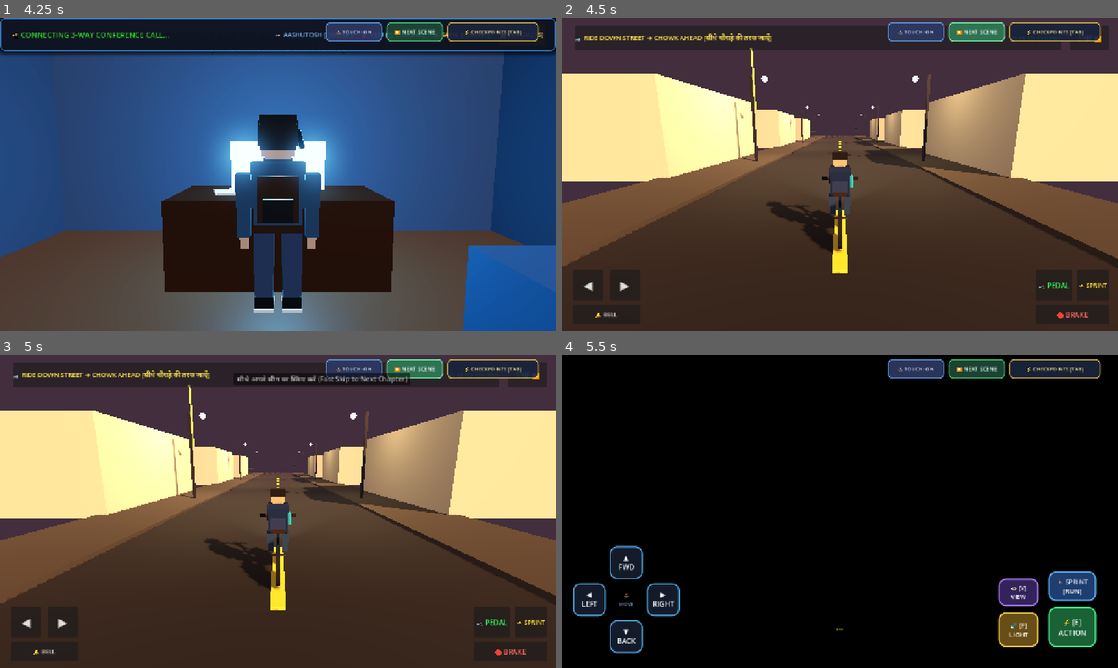
Above: before the commit, frames 1-4 (two rows, left to right).
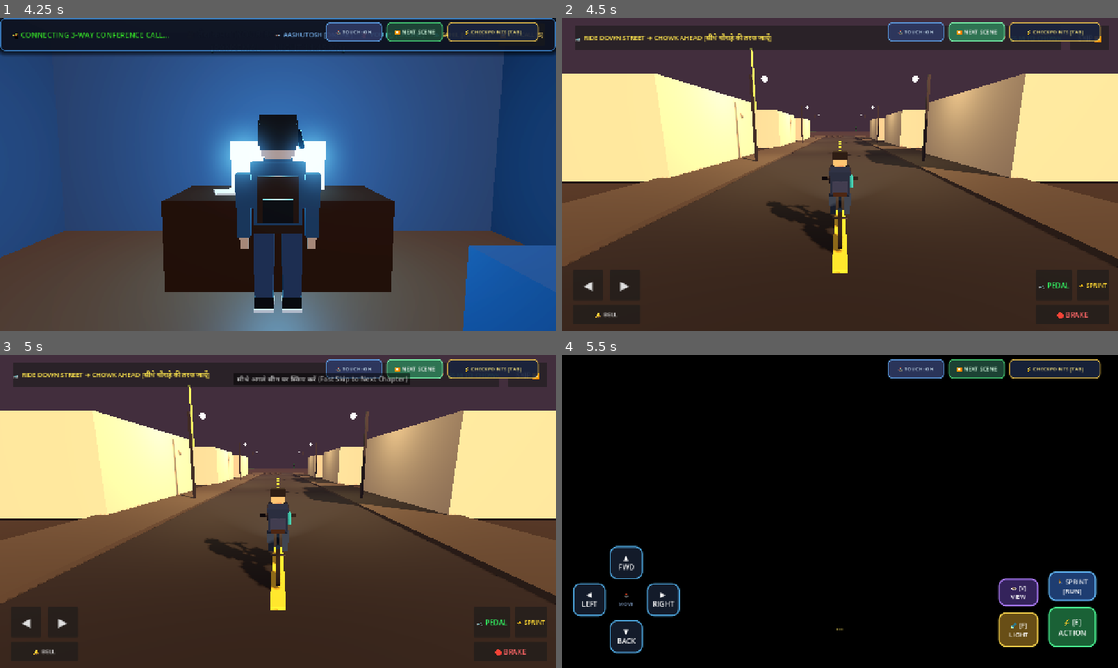
Above: after the commit, the same moments.

Repository: Sahil13092008/HorrorMission
Game: Godot game, scene res://scenes/opening_prologue.tscn
Two runs of this game, one before a commit and one after it. Both use one fixed random seed, a clock stepped at 60 frames per second and the inputs below. Sound files missing from this copy of the repository are replaced by a short silence.
Inputs:
- Up to frame 1 (4.25 s): click "⏩ NEXT SCENE" at 0.5 s; click "⏩ NEXT SCENE" at 1.25 s; click "⏩ NEXT SCENE" at 2 s; click "⏩ NEXT SCENE" at 2.75 s; click "⏩ NEXT SCENE" at 3.5 s
- Up to frame 2 (4.5 s): click "⏩ NEXT SCENE" at 4.25 s
- Up to frame 3 (5 s): no input
- Up to frame 4 (5.5 s): click "⏩ NEXT SCENE" at 5 s

Frame 1 is identical in both runs. In frame 2, 0.4% of the frame differs, in the area x 0-100%, y 36-54%; in frame 3, 0.4%; in frame 4, nothing differs.

Commit message:
Fix cycle jumping/snapping glitch by replacing discontinuous clamps with seamless overlapping corridor sliding collision

Diff:
--- a/scripts/cycle_to_school.gd
+++ b/scripts/cycle_to_school.gd
@@ -20,6 +20,30 @@
 const TURN2_CORNER_X: float = -70.0                     # Turn 2: School Corner (Turn Right to -Z)
 const SCHOOL_GATE_Z: float = -85.0                      # Grand School Main Gate
 const GROUND_MEETING_POS: Vector3 = Vector3(-70.0, 0.0, -135.0) # Friends waiting on the big ground!
+
+# Seamless overlapping corridors for smooth sliding navigation without any gaps or sudden teleports
+const CORRIDORS: Array[Rect2] = [
+	# 1. Road 1 (Home Neighborhood Street): X in [-4.8, 4.8], Z in [-8.0, 68.0]
+	Rect2(-4.8, -8.0, 9.6, 76.0),
+
+	# 2. Turn 1 Chowk (Wide intersection): X in [-12.0, 6.0], Z in [-14.0, 4.0]
+	Rect2(-12.0, -14.0, 18.0, 18.0),
+
+	# 3. Road 2 (Market Connecting Road): X in [-74.0, 2.0], Z in [-11.0, 1.0]
+	Rect2(-74.0, -11.0, 76.0, 12.0),
+
+	# 4. Turn 2 Corner (Wide school turn): X in [-78.0, -61.0], Z in [-14.0, 4.0]
+	Rect2(-78.0, -14.0, 17.0, 18.0),
+
+	# 5. Road 3 (School Boulevard): X in [-75.5, -64.5], Z in [-88.0, 1.0]
+	Rect2(-75.5, -88.0, 11.0, 89.0),
+
+	# 6. School Gate Entrance: X in [-76.0, -64.0], Z in [-90.0, -82.0]
+	Rect2(-76.0, -90.0, 12.0, 8.0),
+
+	# 7. Massive Outside Sports Ground: X in [-118.0, -22.0], Z in [-175.0, -84.0]
+	Rect2(-118.0, -175.0, 96.0, 91.0)
+]
 
 var player_pos: Vector3 = START_POS
 var player_velocity: Vector3 = Vector3.ZERO
@@ -241,6 +265,13 @@
 	road_root.name = "RoadRoot"
 	add_child(road_root)
 
+	# Solid base town ground under the entire city map so there is never empty void
+	var base_ground = CSGBox3D.new()
+	base_ground.size = Vector3(350.0, 0.1, 350.0)
+	base_ground.position = Vector3(-60.0, -0.16, -60.0)
+	base_ground.material = _create_mat(Color(0.20, 0.18, 0.16), 0.95)
+	road_root.add_child(base_ground)
+
 	var mat_road = _create_mat(Color(0.14, 0.14, 0.16), 0.9)
 	var mat_sidewalk = _create_mat(Color(0.28, 0.26, 0.24), 0.85)
 	var mat_dash = _create_mat(Color(0.92, 0.85, 0.25), 0.7)
@@ -1305,22 +1336,24 @@
 		player_velocity = player_velocity.move_toward(Vector3.ZERO, ACCEL * 0.8 * delta)
 		if audio_cycle and audio_cycle.playing: audio_cycle.stop()
 
-	player_pos += player_velocity * delta
-
-	# Clamp boundaries based on route zone
-	if player_pos.z > TURN1_CHOWK_Z:
-		# Road 1: Home Street
-		player_pos.x = clamp(player_pos.x, -4.5, 4.5)
-	elif player_pos.z <= TURN1_CHOWK_Z and player_pos.z >= (TURN1_CHOWK_Z - 12.0) and player_pos.x > TURN2_CORNER_X:
-		# Road 2: Market Connecting Street
-		player_pos.z = clamp(player_pos.z, -10.0, 0.0)
-	elif player_pos.x <= (TURN2_CORNER_X + 6.0) and player_pos.z > SCHOOL_GATE_Z:
-		# Road 3: School Boulevard
-		player_pos.x = clamp(player_pos.x, TURN2_CORNER_X - 4.5, TURN2_CORNER_X + 4.5)
+	# Smooth sliding collision along track corridors - ZERO glitching, snapping or jumping!
+	var move_delta = player_velocity * delta
+	var target_pos = player_pos + move_delta
+
+	if _is_pos_inside_corridors(target_pos.x, target_pos.z):
+		player_pos = target_pos
 	else:
-		# Outside Big Playground: Massive 90m x 90m freedom!
-		player_pos.x = clamp(player_pos.x, TURN2_CORNER_X - 44.0, TURN2_CORNER_X + 44.0)
-		player_pos.z = clamp(player_pos.z, -170.0, SCHOOL_GATE_Z)
+		# Attempt sliding along X axis
+		if _is_pos_inside_corridors(target_pos.x, player_pos.z):
+			player_pos.x = target_pos.x
+			player_velocity.z = 0.0
+		# Attempt sliding along Z axis
+		elif _is_pos_inside_corridors(player_pos.x, target_pos.z):
+			player_pos.z = target_pos.z
+			player_velocity.x = 0.0
+		else:
+			# Firm collision stop against wall/barrier
+			player_velocity = Vector3.ZERO
 
 	if player_root:
 		player_root.position = player_pos
@@ -1347,36 +1380,45 @@
 	_update_nav_hud()
 
 	# Trigger Arrival when reaching Sahil and Aashutosh on the outside ground!
-	if player_pos.distance_to(GROUND_MEETING_POS) <= 5.5 and not is_arrived:
+	if player_pos.distance_to(GROUND_MEETING_POS) <= 6.0 and not is_arrived:
 		_trigger_school_arrival()
+
+func _is_pos_inside_corridors(px: float, pz: float) -> bool:
+	for corr in CORRIDORS:
+		if px >= corr.position.x and px <= (corr.position.x + corr.size.x) and \
+		   pz >= corr.position.y and pz <= (corr.position.y + corr.size.y):
+			return true
+	return false
 
 func _update_nav_hud() -> void:
 	if not dist_label or not banner_label: return
 
-	if player_pos.z > (TURN1_CHOWK_Z + 8.0):
-		var d = int(player_pos.z - TURN1_CHOWK_Z)
+	if player_pos.z > 5.0:
+		var d = max(0, int(player_pos.z - (-5.0)))
 		banner_label.text = "🚲 RIDE DOWN STREET ➔ CHOWK AHEAD [सीधे चौराहे की तरफ जाएँ]"
 		dist_label.text = "📍 %d M TO CHOWK" % d
-	elif player_pos.z <= (TURN1_CHOWK_Z + 8.0) and player_pos.x > -12.0:
-		banner_label.text = "↰ TURN LEFT AT CHOWK INTO MARKET ROAD [चौराहे से बाएँ मुड़ें]"
+	elif player_pos.z <= 5.0 and player_pos.x > -15.0:
+		banner_label.text = "↰ TURN LEFT AT CHOWK ➔ MARKET ROAD [चौराहे से बाएँ मुड़ें]"
 		dist_label.text = "📍 ↰ TURN LEFT"
-	elif player_pos.x <= -12.0 and player_pos.x > (TURN2_CORNER_X + 10.0):
-		var d2 = int(abs(player_pos.x - TURN2_CORNER_X))
-		banner_label.text = "🚲 MARKET ROAD ➔ TURN RIGHT AT CORNER [सीधे जाकर दाएँ मुड़ें]"
+	elif player_pos.x <= -15.0 and player_pos.x > -58.0:
+		var d2 = max(0, int(abs(player_pos.x - (-70.0))))
+		banner_label.text = "🚲 MARKET ROAD ➔ TURN RIGHT AT CORNER [बाज़ार रोड से आगे दाएँ मुड़ें]"
 		dist_label.text = "📍 %d M TO SCHOOL TURN" % d2
-	elif player_pos.x <= (TURN2_CORNER_X + 10.0) and player_pos.z > (SCHOOL_GATE_Z + 5.0):
-		var dg = int(abs(player_pos.z - SCHOOL_GATE_Z))
+	elif player_pos.x <= -58.0 and player_pos.z > -80.0:
+		var dg = max(0, int(abs(player_pos.z - (-85.0))))
 		banner_label.text = "↱ TURN RIGHT ➔ HEAD TOWARDS SCHOOL GATE [स्कूल गेट की तरफ]"
 		dist_label.text = "📍 SCHOOL GATE: %d M" % dg
 	else:
-		var df = int(player_pos.distance_to(GROUND_MEETING_POS))
+		var df = max(0, int(player_pos.distance_to(GROUND_MEETING_POS)))
 		banner_label.text = "🏟️ OUTSIDE GROUND: MEET SAHIL & AASHUTOSH [मैदान में दोस्तों से मिलें]"
 		dist_label.text = "📍 FRIENDS: %d M" % df
 
 # --- ARRIVAL ON OUTSIDE BIG GROUND (WITH HINDI VOICE ACTING) ---
 func _trigger_school_arrival() -> void:
+	if is_arrived: return
 	is_arrived = true
 	cutscene_active = true
+	player_velocity = Vector3.ZERO
 
 	if audio_cycle and audio_cycle.playing:
 		audio_cycle.stop()
@@ -1385,11 +1427,15 @@
 		touch_hud.visible = false
 
 	var target_stop = GROUND_MEETING_POS + Vector3(0.0, 0.0, 2.4)
+	player_pos = target_stop
+
 	var tw_stop = create_tween()
 	tw_stop.tween_property(player_root, "position", target_stop, 1.4).set_trans(Tween.TRANS_QUAD)
+	tw_stop.parallel().tween_property(player_root, "rotation:y", 0.0, 1.4)
 
 	var tw_cam = create_tween()
 	tw_cam.parallel().tween_property(cam_pivot, "position", target_stop, 1.4)
+	tw_cam.parallel().tween_property(cam_pivot, "rotation:y", 0.0, 1.4)
 	tw_cam.parallel().tween_property(cam, "position", Vector3(0.0, 1.65, 3.8), 1.4)
 	tw_cam.parallel().tween_property(cam, "rotation_degrees", Vector3(-4.0, 0.0, 0.0), 1.4)
 
@@ -1447,7 +1493,8 @@
 
 func _on_skip_pressed() -> void:
 	if is_arrived: return
-	player_pos = GROUND_MEETING_POS + Vector3(0.0, 0.0, 3.0)
+	player_pos = GROUND_MEETING_POS + Vector3(0.0, 0.0, 2.8)
+	rider_heading = 0.0
 	_trigger_school_arrival()
 
 func _on_proceed_to_bhangarh_pressed() -> void:
